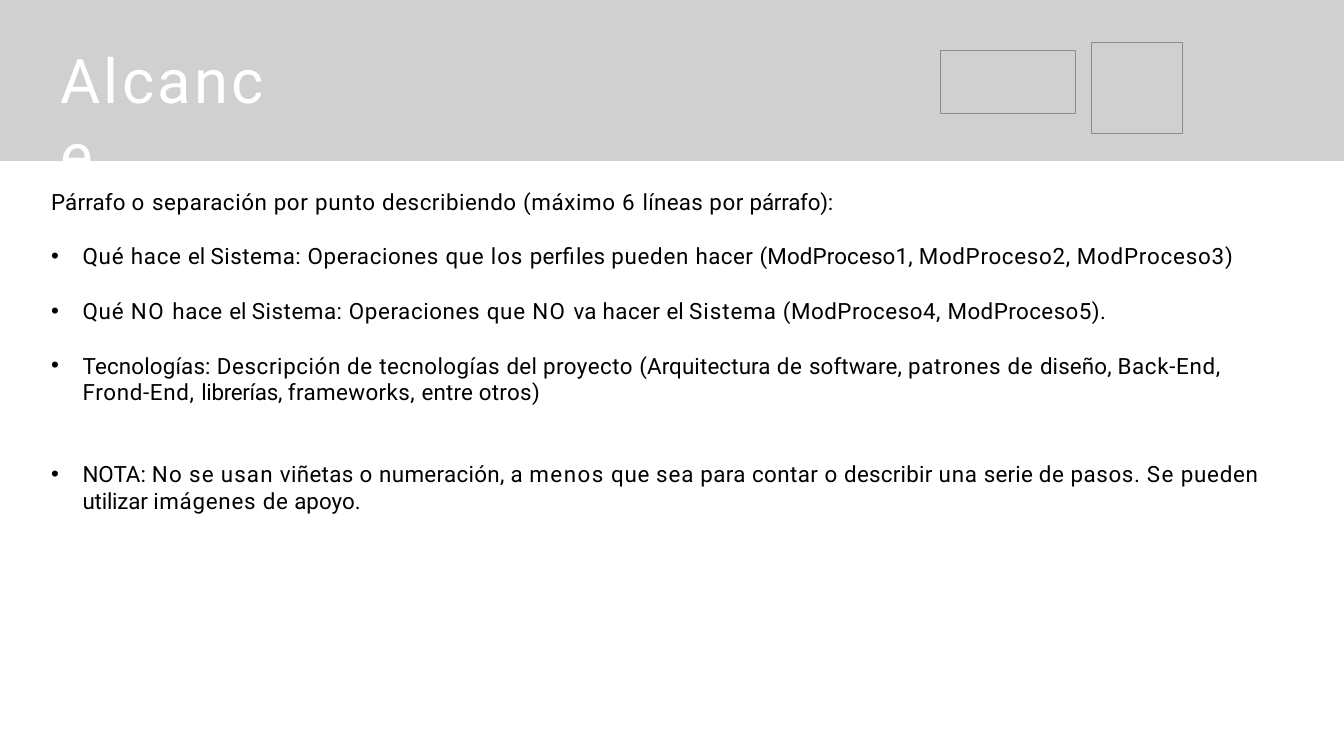
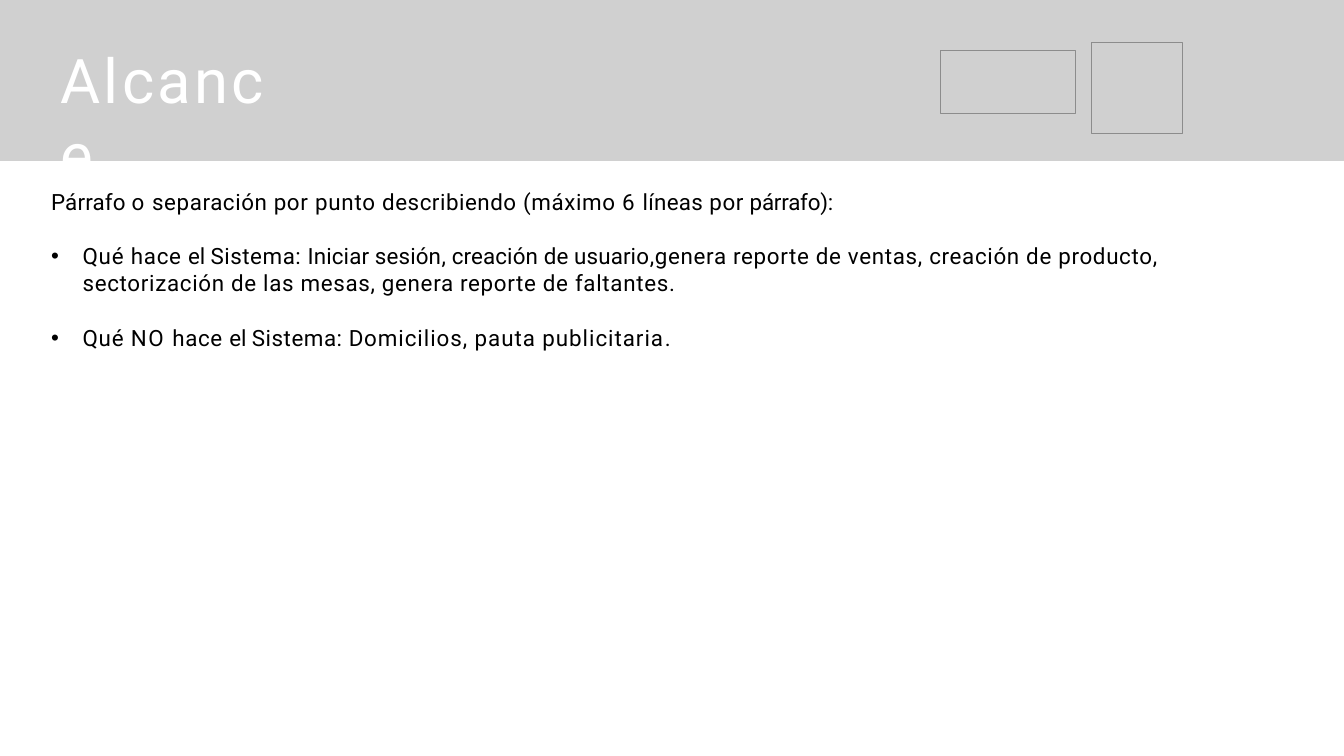
Before and after one commit to luckhazzard03/ADSO_N_2617510_G2R, a slide deck: slide 8 of trim_2/1_gestion_proyecto/2_levantamiento_informacion/DiapositivasPresentaciónproyecto.pptx. Drawn at 1344x756 pixels with LibreOffice and Linux fonts; fonts in the diff are those of the drawing; grey boxes stand for pictures. Boxes give left, top, right and bottom in pixels: in the first picture for what was removed or moved away, otherwise in the second. Text is boxed around its words. In the diff, an @@ line names an element or a change of style, - is before the commit and + after.

Commit message:
se agrega el proyecto

```diff
--- a/trim_2/1_gestion_proyecto/2_levantamiento_informacion/DiapositivasPresentaciónproyecto.pptx
+++ b/trim_2/1_gestion_proyecto/2_levantamiento_informacion/DiapositivasPresentaciónproyecto.pptx
@@ text at box(83, 247, 1157, 351): text changed @@
-• Qué hace el Sistema: Operaciones que los perfiles pueden hacer (ModProceso1, ModProceso2, ModProceso3)
-• Qué NO hace el Sistema: Operaciones que NO va hacer el Sistema (ModProceso4, ModProceso5).
-• Tecnologías: Descripción de tecnologías del proyecto (Arquitectura de software, patrones de diseño, Back-End, Frond-End, librerías, frameworks, entre otros)
-• NOTA: No se usan viñetas o numeración, a menos que sea para contar o describir una serie de pasos. Se pueden utilizar imágenes de apoyo.
+• Qué hace el Sistema: Iniciar sesión, creación de usuario,genera reporte de ventas, creación de producto, sectorización de las mesas, genera reporte de faltantes.
+• Qué NO hace el Sistema: Domicilios, pauta publicitaria.
```
Also in this commit, not shown: 1 slide removed, 11 other files.
